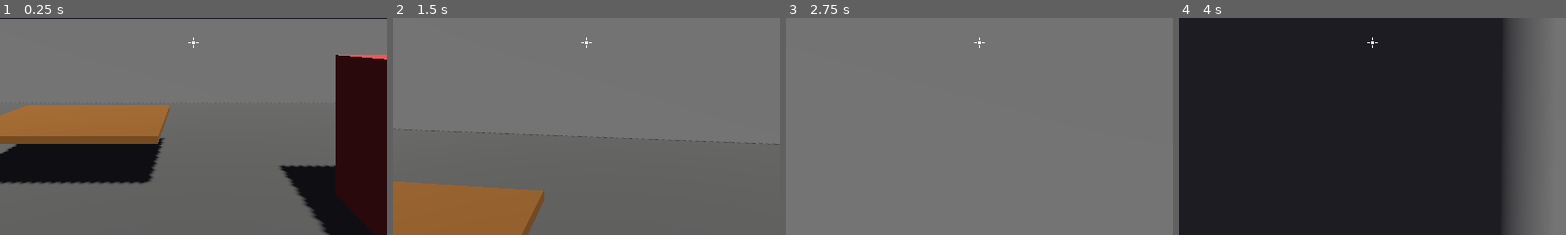
Above: before the commit, frames 1-4 (left to right).
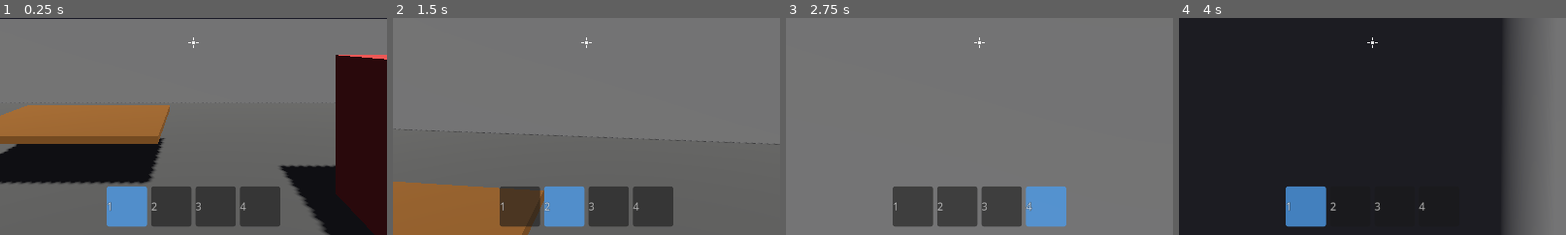
Above: after the commit, the same moments.

Repository: npfe-r/horror_miku
Game: Godot game, scene res://scenes/levels/test_level.tscn
Same seed, same stepped clock (60 frames per second), same inputs: the game is played once before the commit and once after it. The engine's default icon, where the game draws it, is replaced by a stand-in: a white triangle on a blue panel in a dark square.
Inputs (mouse positions are % of the whole screen's width and height, from its top left):
- Up to frame 1 (0.25 s): no input
- Up to frame 2 (1.5 s): tap Enter at 0.5 s; move the mouse to (55, 50) at 0.52 s; hold W (move_forward) from 0.53 s (still down); tap 1 (quick_slot_1) at 0.6 s; click (55, 50) at 0.67 s; tap Space (jump) at 0.77 s; tap 2 (quick_slot_2) at 0.8, 1.35 s; move the mouse to (45, 50) at 1.27 s; click (45, 50) at 1.42 s
- Up to frame 3 (2.75 s): keep holding W (move_forward); tap Space (jump) at 1.52 s; tap 3 (quick_slot_3) at 1.55, 2.1 s; move the mouse to (52, 48) at 2.02 s; click (52, 48) at 2.17 s; tap 4 (quick_slot_4) at 2.3 s
- Up to frame 4 (4 s): keep holding W (move_forward); move the mouse to (49, 52) at 2.77 s; tap 4 (quick_slot_4) at 2.85 s; tap Space (jump) at 3.02, 3.77 s; click (49, 52) at 3.05 s; move the mouse to (57, 51) at 3.52 s; click (57, 51) at 3.6 s; tap 1 (quick_slot_1) at 3.8 s
The pictures show only the part of the screen within x 25-75%, y 44-94%; the shares and areas given below are measured in that part.

The runs differ from the first frame. In frame 1, 7.6% of the frame differs, in the area x 27-73%, y 77-97%; in frame 2, 7.7%; in frame 3, 7.6%; in frame 4, 2.1%.

Commit message:
feat(物品系统): 实现物品装备功能及3D模型显示
添加物品装备系统，支持装备/卸下可装备物品并在玩家手上显示3D模型
- 新增装备/卸下信号和事件处理
- 为物品添加模型场景和可装备属性
- 实现快速栏切换时自动装备物品
- 添加HUD显示当前装备物品
- 为手电筒、急救包等物品创建3D模型
- 玩家隐藏时隐藏装备模型

Diff:
--- a/resources/items/classroom_key.tres
+++ b/resources/items/classroom_key.tres
@@ -2,6 +2,7 @@
 
 [ext_resource type="Texture2D" uid="uid://chwy4lml6suqi" path="res://icon.svg" id="1_3favm"]
 [ext_resource type="Script" uid="uid://dkcreak267pg8" path="res://scripts/items/item_data.gd" id="1_key"]
+[ext_resource type="PackedScene" path="res://resources/models/classroom_key_model.tscn" id="2_model"]
 
 [resource]
 script = ExtResource("1_key")
@@ -9,3 +10,4 @@
 item_name = "教室钥匙"
 description = "一把普通的教室钥匙，可以打开对应的教室门。"
 icon = ExtResource("1_3favm")
+model_scene = ExtResource("2_model")
--- a/resources/items/first_aid_kit.tres
+++ b/resources/items/first_aid_kit.tres
@@ -2,6 +2,7 @@
 
 [ext_resource type="Script" uid="uid://dkcreak267pg8" path="res://scripts/items/item_data.gd" id="1_heal"]
 [ext_resource type="Texture2D" uid="uid://chwy4lml6suqi" path="res://icon.svg" id="1_pkmnj"]
+[ext_resource type="PackedScene" uid="uid://cpk37boansnns" path="res://resources/models/first_aid_kit_model.tscn" id="2_model"]
 
 [resource]
 script = ExtResource("1_heal")
@@ -13,3 +14,4 @@
 max_stack = 5
 is_consumable = true
 use_effect = "heal"
+model_scene = ExtResource("2_model")
--- a/resources/items/flashlight.tres
+++ b/resources/items/flashlight.tres
@@ -2,6 +2,7 @@
 
 [ext_resource type="Texture2D" uid="uid://chwy4lml6suqi" path="res://icon.svg" id="1_c1e4t"]
 [ext_resource type="Script" uid="uid://dkcreak267pg8" path="res://scripts/items/item_data.gd" id="1_flash"]
+[ext_resource type="PackedScene" uid="uid://1psc8rnyxpyc" path="res://resources/models/flashlight_model.tscn" id="2_model"]
 
 [resource]
 script = ExtResource("1_flash")
@@ -9,5 +10,7 @@
 item_name = "手电筒"
 description = "一个手电筒，可以照亮黑暗的区域。注意：使用时会暴露你的位置！"
 icon = ExtResource("1_c1e4t")
-item_type = 2
+item_type = 3
+is_equippable = true
 use_effect = "flashlight"
+model_scene = ExtResource("2_model")
--- a/resources/items/noise_lure.tres
+++ b/resources/items/noise_lure.tres
@@ -2,6 +2,7 @@
 
 [ext_resource type="Script" uid="uid://dkcreak267pg8" path="res://scripts/items/item_data.gd" id="1_noise"]
 [ext_resource type="Texture2D" uid="uid://chwy4lml6suqi" path="res://icon.svg" id="1_rtw34"]
+[ext_resource type="PackedScene" path="res://resources/models/noise_lure_model.tscn" id="2_model"]
 
 [resource]
 script = ExtResource("1_noise")
@@ -12,4 +13,6 @@
 item_type = 1
 max_stack = 3
 is_consumable = true
+is_equippable = true
 use_effect = "noise_lure"
+model_scene = ExtResource("2_model")
--- /dev/null
+++ b/resources/models/classroom_key_model.tscn
@@ -0,0 +1,35 @@
+[gd_scene load_steps=4 format=3]
+
+[sub_resource type="BoxMesh" id="BoxMesh_shaft"]
+size = Vector3(0.005, 0.06, 0.015)
+
+[sub_resource type="BoxMesh" id="BoxMesh_bit"]
+size = Vector3(0.005, 0.015, 0.025)
+
+[sub_resource type="CylinderMesh" id="CylinderMesh_handle"]
+top_radius = 0.015
+bottom_radius = 0.015
+height = 0.005
+radial_segments = 12
+
+[sub_resource type="StandardMaterial3D" id="Material_key"]
+albedo_color = Color(0.85, 0.7, 0.2, 1)
+metallic = 0.8
+roughness = 0.2
+
+[node name="ClassroomKeyModel" type="Node3D"]
+transform = Transform3D(1, 0, 0, 0, 1, 0, 0, 0, 1, 0, 0, 0)
+
+[node name="Shaft" type="MeshInstance3D" parent="."]
+mesh = SubResource("BoxMesh_shaft")
+surface_material_override/0 = SubResource("Material_key")
+
+[node name="Bit" type="MeshInstance3D" parent="."]
+transform = Transform3D(1, 0, 0, 0, 1, 0, 0, 0, 1, 0, -0.0225, 0.006)
+mesh = SubResource("BoxMesh_bit")
+surface_material_override/0 = SubResource("Material_key")
+
+[node name="Handle" type="MeshInstance3D" parent="."]
+transform = Transform3D(1, 0, 0, 0, 1, 0, 0, 0, 1, 0, 0.035, 0)
+mesh = SubResource("CylinderMesh_handle")
+surface_material_override/0 = SubResource("Material_key")
--- /dev/null
+++ b/resources/models/first_aid_kit_model.tscn
@@ -0,0 +1,36 @@
+[gd_scene load_steps=4 format=3]
+
+[sub_resource type="BoxMesh" id="BoxMesh_body"]
+size = Vector3(0.08, 0.06, 0.04)
+
+[sub_resource type="BoxMesh" id="BoxMesh_cross_v"]
+size = Vector3(0.02, 0.04, 0.005)
+
+[sub_resource type="BoxMesh" id="BoxMesh_cross_h"]
+size = Vector3(0.04, 0.02, 0.005)
+
+[sub_resource type="StandardMaterial3D" id="Material_body"]
+albedo_color = Color(0.95, 0.95, 0.95, 1)
+metallic = 0.1
+roughness = 0.7
+
+[sub_resource type="StandardMaterial3D" id="Material_cross"]
+albedo_color = Color(0.85, 0.1, 0.1, 1)
+metallic = 0.0
+roughness = 0.8
+
+[node name="FirstAidKitModel" type="Node3D"]
+
+[node name="Body" type="MeshInstance3D" parent="."]
+mesh = SubResource("BoxMesh_body")
+surface_material_override/0 = SubResource("Material_body")
+
+[node name="CrossVertical" type="MeshInstance3D" parent="."]
+transform = Transform3D(1, 0, 0, 0, 1, 0, 0, 0, 1, 0, 0, 0.0225)
+mesh = SubResource("BoxMesh_cross_v")
+surface_material_override/0 = SubResource("Material_cross")
+
+[node name="CrossHorizontal" type="MeshInstance3D" parent="."]
+transform = Transform3D(1, 0, 0, 0, 1, 0, 0, 0, 1, 0, 0, 0.0225)
+mesh = SubResource("BoxMesh_cross_h")
+surface_material_override/0 = SubResource("Material_cross")
--- /dev/null
+++ b/resources/models/flashlight_model.tscn
@@ -0,0 +1,55 @@
+[gd_scene format=3 uid="uid://1psc8rnyxpyc"]
+
+[sub_resource type="CylinderMesh" id="CylinderMesh_body"]
+top_radius = 0.03
+bottom_radius = 0.03
+height = 0.2
+radial_segments = 12
+
+[sub_resource type="StandardMaterial3D" id="Material_flashlight"]
+albedo_color = Color(0.9, 0.85, 0.2, 1)
+metallic = 0.7
+roughness = 0.3
+
+[sub_resource type="CylinderMesh" id="CylinderMesh_head"]
+top_radius = 0.01
+bottom_radius = 0.04
+height = 0.08
+radial_segments = 12
+
+[sub_resource type="StandardMaterial3D" id="Material_head"]
+albedo_color = Color(0.3, 0.3, 0.3, 1)
+metallic = 0.5
+roughness = 0.6
+
+[sub_resource type="SphereMesh" id="SphereMesh_light"]
+radius = 0.015
+height = 0.03
+radial_segments = 8
+rings = 4
+
+[sub_resource type="StandardMaterial3D" id="Material_light"]
+albedo_color = Color(1, 1, 0.9, 1)
+emission_enabled = true
+emission = Color(1, 1, 0.7, 1)
+emission_energy_multiplier = 2.0
+
+[node name="FlashlightModel" type="Node3D" unique_id=1395216590]
+
+[node name="Pivot" type="Node3D" parent="." unique_id=1836960605]
+transform = Transform3D(1, 0, 0, 0, 0, 1, 0, -1, 0, 0, 0, 0)
+
+[node name="Body" type="MeshInstance3D" parent="Pivot" unique_id=1175104339]
+transform = Transform3D(1, 0, 0, 0, 1, 0, 0, 0, 1, 0, -0.10675889, 0)
+mesh = SubResource("CylinderMesh_body")
+surface_material_override/0 = SubResource("Material_flashlight")
+
+[node name="Head" type="MeshInstance3D" parent="Pivot" unique_id=764422519]
+transform = Transform3D(1, 0, 0, 0, -1, 8.742278e-08, 0, -8.742278e-08, -1, 0, 0.029, 0)
+mesh = SubResource("CylinderMesh_head")
+surface_material_override/0 = SubResource("Material_head")
+
+[node name="LightBulb" type="MeshInstance3D" parent="Pivot" unique_id=474280578]
+transform = Transform3D(1, 0, 0, 0, 1, 0, 0, 0, 1, 0, 0.075, 0)
+mesh = SubResource("SphereMesh_light")
+surface_material_override/0 = SubResource("Material_light")
--- /dev/null
+++ b/resources/models/noise_lure_model.tscn
@@ -0,0 +1,39 @@
+[gd_scene load_steps=4 format=3]
+
+[sub_resource type="SphereMesh" id="SphereMesh_body"]
+radius = 0.05
+height = 0.1
+radial_segments = 16
+rings = 8
+
+[sub_resource type="TorusMesh" id="TorusMesh_ring1"]
+inner_radius = 0.055
+outer_radius = 0.075
+rings = 8
+ring_segments = 16
+
+[sub_resource type="StandardMaterial3D" id="Material_body"]
+albedo_color = Color(0.9, 0.15, 0.15, 1)
+metallic = 0.3
+roughness = 0.6
+
+[sub_resource type="StandardMaterial3D" id="Material_ring"]
+albedo_color = Color(1, 0.6, 0, 1)
+metallic = 0.5
+roughness = 0.4
+
+[node name="NoiseLureModel" type="Node3D"]
+
+[node name="Body" type="MeshInstance3D" parent="."]
+mesh = SubResource("SphereMesh_body")
+surface_material_override/0 = SubResource("Material_body")
+
+[node name="RingTop" type="MeshInstance3D" parent="."]
+transform = Transform3D(1, 0, 0, 0, 1, 0, 0, 0, 1, 0, 0.06, 0)
+mesh = SubResource("TorusMesh_ring1")
+surface_material_override/0 = SubResource("Material_ring")
+
+[node name="RingBottom" type="MeshInstance3D" parent="."]
+transform = Transform3D(1, 0, 0, 0, 1, 0, 0, 0, 1, 0, -0.06, 0)
+mesh = SubResource("TorusMesh_ring1")
+surface_material_override/0 = SubResource("Material_ring")
--- a/scenes/player/player.tscn
+++ b/scenes/player/player.tscn
@@ -39,6 +39,9 @@
 target_position = Vector3(0, 0, -2.5)
 collision_mask = 1
 
+[node name="EquipmentPoint" type="Node3D" parent="Head"]
+transform = Transform3D(1, 0, 0, 0, 1, 0, 0, 0, 1, 0.3, -0.25, -0.5)
+
 [node name="MeshInstance3D" type="MeshInstance3D" parent="." unique_id=770112400]
 transform = Transform3D(1, 0, 0, 0, 1, 0, 0, 0, 1, 0, 0.9, 0)
 mesh = SubResource("CapsuleMesh_1")
--- a/scenes/ui/player_hud.tscn
+++ b/scenes/ui/player_hud.tscn
@@ -12,6 +12,27 @@
 
 [sub_resource type="StyleBoxFlat" id="StyleBoxFlat_stamina_fill"]
 bg_color = Color(0.3, 0.7, 0.4, 1)
+corner_radius_top_left = 4
+corner_radius_top_right = 4
+corner_radius_bottom_right = 4
+corner_radius_bottom_left = 4
+
+[sub_resource type="StyleBoxFlat" id="StyleBoxFlat_slot_bg"]
+bg_color = Color(0.1, 0.1, 0.1, 0.6)
+corner_radius_top_left = 4
+corner_radius_top_right = 4
+corner_radius_bottom_right = 4
+corner_radius_bottom_left = 4
+
+[sub_resource type="StyleBoxFlat" id="StyleBoxFlat_slot_selected"]
+bg_color = Color(0.3, 0.6, 0.9, 0.8)
+corner_radius_top_left = 4
+corner_radius_top_right = 4
+corner_radius_bottom_right = 4
+corner_radius_bottom_left = 4
+
+[sub_resource type="StyleBoxFlat" id="StyleBoxFlat_slot_hover"]
+bg_color = Color(0.2, 0.4, 0.6, 0.7)
 corner_radius_top_left = 4
 corner_radius_top_right = 4
 corner_radius_bottom_right = 4
@@ -163,5 +184,167 @@
 value = 100.0
 show_percentage = false
 
+[node name="EquippedItemContainer" type="Control" parent="."]
+layout_mode = 1
+anchors_preset = 7
+anchor_left = 0.5
+anchor_top = 0.5
+anchor_right = 0.5
+anchor_bottom = 0.5
+offset_left = -150.0
+offset_top = 80.0
+offset_right = 150.0
+offset_bottom = 105.0
+grow_horizontal = 2
+grow_vertical = 0
+mouse_filter = 2
+
+[node name="EquippedItemLabel" type="Label" parent="EquippedItemContainer"]
+layout_mode = 1
+anchors_preset = 15
+anchor_right = 1.0
+anchor_bottom = 1.0
+grow_horizontal = 2
+grow_vertical = 2
+theme_override_colors/font_color = Color(1, 1, 1, 0.9)
+theme_override_colors/font_outline_color = Color(0, 0, 0, 1)
+theme_override_constants/outline_size = 2
+horizontal_alignment = 1
+vertical_alignment = 1
+
+[node name="QuickBarContainer" type="Control" parent="."]
+layout_mode = 1
+anchors_preset = 7
+anchor_left = 0.5
+anchor_top = 1.0
+anchor_right = 0.5
+anchor_bottom = 1.0
+offset_left = -150.0
+offset_top = -100.0
+offset_right = 150.0
+offset_bottom = -60.0
+grow_horizontal = 2
+grow_vertical = 0
+mouse_filter = 2
+
+[node name="QuickBarHBox" type="HBoxContainer" parent="QuickBarContainer"]
+layout_mode = 1
+anchors_preset = 8
+anchor_left = 0.5
+anchor_top = 0.5
+anchor_right = 0.5
+anchor_bottom = 0.5
+grow_horizontal = 2
+grow_vertical = 2
+theme_override_constants/separation = 6
+
+[node name="QuickSlot0" type="PanelContainer" parent="QuickBarContainer/QuickBarHBox"]
+layout_mode = 2
+custom_minimum_size = Vector2(60, 60)
+theme_override_styles/panel = SubResource("StyleBoxFlat_slot_bg")
+mouse_filter = 1
+
+[node name="Icon" type="TextureRect" parent="QuickBarContainer/QuickBarHBox/QuickSlot0"]
+layout_mode = 1
+anchors_preset = 15
+anchor_right = 1.0
+anchor_bottom = 1.0
+grow_horizontal = 2
+grow_vertical = 2
+stretch_mode = 5
+mouse_filter = 2
+
+[node name="IndexLabel" type="Label" parent="QuickBarContainer/QuickBarHBox/QuickSlot0"]
+layout_mode = 1
+offset_left = 4.0
+offset_top = 40.0
+offset_right = 20.0
+offset_bottom = 56.0
+theme_override_colors/font_color = Color(1, 1, 1, 0.6)
+theme_override_constants/outline_size = 1
+text = "1"
+mouse_filter = 2
+
+[node name="QuickSlot1" type="PanelContainer" parent="QuickBarContainer/QuickBarHBox"]
+layout_mode = 2
+custom_minimum_size = Vector2(60, 60)
+theme_override_styles/panel = SubResource("StyleBoxFlat_slot_bg")
+mouse_filter = 1
+
+[node name="Icon" type="TextureRect" parent="QuickBarContainer/QuickBarHBox/QuickSlot1"]
+layout_mode = 1
+anchors_preset = 15
+anchor_right = 1.0
+anchor_bottom = 1.0
+grow_horizontal = 2
+grow_vertical = 2
+stretch_mode = 5
+mouse_filter = 2
+
+[node name="IndexLabel" type="Label" parent="QuickBarContainer/QuickBarHBox/QuickSlot1"]
+layout_mode = 1
+offset_left = 4.0
+offset_top = 40.0
+offset_right = 20.0
+offset_bottom = 56.0
+theme_override_colors/font_color = Color(1, 1, 1, 0.6)
+theme_override_constants/outline_size = 1
+text = "2"
+mouse_filter = 2
+
+[node name="QuickSlot2" type="PanelContainer" parent="QuickBarContainer/QuickBarHBox"]
+layout_mode = 2
+custom_minimum_size = Vector2(60, 60)
+theme_override_styles/panel = SubResource("StyleBoxFlat_slot_bg")
+mouse_filter = 1
+
+[node name="Icon" type="TextureRect" parent="QuickBarContainer/QuickBarHBox/QuickSlot2"]
+layout_mode = 1
+anchors_preset = 15
+anchor_right = 1.0
+anchor_bottom = 1.0
+grow_horizontal = 2
+grow_vertical = 2
+stretch_mode = 5
+mouse_filter = 2
+
+[node name="IndexLabel" type="Label" parent="QuickBarContainer/QuickBarHBox/QuickSlot2"]
+layout_mode = 1
+offset_left = 4.0
+offset_top = 40.0
+offset_right = 20.0
+offset_bottom = 56.0
+theme_override_colors/font_color = Color(1, 1, 1, 0.6)
+theme_override_constants/outline_size = 1
+text = "3"
+mouse_filter = 2
+
+[node name="QuickSlot3" type="PanelContainer" parent="QuickBarContainer/QuickBarHBox"]
+layout_mode = 2
+custom_minimum_size = Vector2(60, 60)
+theme_override_styles/panel = SubResource("StyleBoxFlat_slot_bg")
+mouse_filter = 1
+
+[node name="Icon" type="TextureRect" parent="QuickBarContainer/QuickBarHBox/QuickSlot3"]
+layout_mode = 1
+anchors_preset = 15
+anchor_right = 1.0
+anchor_bottom = 1.0
+grow_horizontal = 2
+grow_vertical = 2
+stretch_mode = 5
+mouse_filter = 2
+
+[node name="IndexLabel" type="Label" parent="QuickBarContainer/QuickBarHBox/QuickSlot3"]
+layout_mode = 1
+offset_left = 4.0
+offset_top = 40.0
+offset_right = 20.0
+offset_bottom = 56.0
+theme_override_colors/font_color = Color(1, 1, 1, 0.6)
+theme_override_constants/outline_size = 1
+text = "4"
+mouse_filter = 2
+
 [node name="InventoryMenu" parent="." instance=ExtResource("2_inventory")]
 layout_mode = 1
--- a/scripts/autoload/event_bus.gd
+++ b/scripts/autoload/event_bus.gd
@@ -21,6 +21,8 @@
 ## 道具事件
 signal item_picked_up(item: ItemData, count: int)
 signal item_used(item: ItemData)
+signal item_equipped(item: ItemData)
+signal item_unequipped
 signal inventory_changed
 
 ## 交互事件
--- a/scripts/items/item_data.gd
+++ b/scripts/items/item_data.gd
@@ -4,7 +4,8 @@
 enum ItemType {
 	KEY,
 	CONSUMABLE,
-	SPECIAL
+	SPECIAL,
+	EQUIPMENT
 }
 
 @export var item_id: String = ""
@@ -14,7 +15,9 @@
 @export var item_type: ItemType = ItemType.KEY
 @export var max_stack: int = 1
 @export var is_consumable: bool = false
+@export var is_equippable: bool = false
 @export var use_effect: String = ""
+@export var model_scene: PackedScene
 
 func _init() -> void:
 	resource_name = item_name
@@ -36,4 +39,12 @@
 			return "消耗品"
 		ItemType.SPECIAL:
 			return "特殊道具"
+		ItemType.EQUIPMENT:
+			return "装备"
 	return "未知"
+
+## 虚方法：子类可重写此方法实现自定义使用行为
+## 返回 true 表示使用已处理，false 则交由 ItemEffectManager 按 use_effect 处理
+func use(user: Node) -> bool:
+	print("[ItemData] 使用物品: %s — 默认使用行为（无具体效果）" % item_name)
+	return false
--- a/scripts/items/item_effect_manager.gd
+++ b/scripts/items/item_effect_manager.gd
@@ -7,8 +7,11 @@
 	if not item:
 		return false
 
+	if item.use(user):
+		return true
+
 	if item.use_effect.is_empty():
-		return false
+		return true
 
 	match item.use_effect:
 		"flashlight":
--- a/scripts/player/player_controller.gd
+++ b/scripts/player/player_controller.gd
@@ -62,8 +62,12 @@
 
 var inventory: Inventory = null
 
+var equipped_item: ItemData = null
+var equipped_model_instance: Node3D = null
+
 @onready var head: Node3D = $Head
 @onready var camera: Camera3D = $Head/Camera3D
+@onready var equipment_point: Node3D = $Head/EquipmentPoint
 @onready var interaction_ray: RayCast3D = $Head/InteractionRay
 @onready var collision_shape: CollisionShape3D = $CollisionShape3D
 @onready var ceiling_check: ShapeCast3D = $CeilingCheck
@@ -221,6 +225,11 @@
 	is_hiding = hiding
 	if hiding:
 		velocity = Vector3.ZERO
+		if equipped_model_instance:
+			equipped_model_instance.visible = false
+	else:
+		if equipped_model_instance:
+			equipped_model_instance.visible = true
 
 func get_current_speed() -> float:
 	if is_crouching:
@@ -248,17 +257,37 @@
 	print("[PlayerController] 背包系统已初始化")
 
 func _handle_quick_bar_input() -> void:
+	var slot_changed := false
+
 	if Input.is_action_just_pressed("quick_slot_1"):
 		inventory.select_quick_slot(0)
+		slot_changed = true
 	elif Input.is_action_just_pressed("quick_slot_2"):
 		inventory.select_quick_slot(1)
+		slot_changed = true
 	elif Input.is_action_just_pressed("quick_slot_3"):
 		inventory.select_quick_slot(2)
+		slot_changed = true
 	elif Input.is_action_just_pressed("quick_slot_4"):
 		inventory.select_quick_slot(3)
+		slot_changed = true
+
+	if slot_changed:
+		_auto_equip_from_selected_slot()
 
 	if Input.is_action_just_pressed("use_item"):
 		use_current_item()
+
+func _auto_equip_from_selected_slot() -> void:
+	var item: ItemData = inventory.get_selected_item()
+
+	if equipped_item:
+		if item and item.item_id == equipped_item.item_id:
+			return
+		unequip_item()
+
+	if item and item.is_equippable:
+		equip_item(item)
 
 func pickup_item(item: ItemData, count: int = 1) -> bool:
 	if not inventory:
@@ -276,6 +305,46 @@
 
 	inventory.use_quick_slot_item(inventory.selected_quick_slot, self)
 
+func equip_item(item: ItemData) -> void:
+	if not item or not item.model_scene:
+		push_warning("[PlayerController] 无法装备物品: 缺少模型场景")
+		return
+
+	if equipped_item:
+		unequip_item()
+
+	var model: Node3D = item.model_scene.instantiate() as Node3D
+	if not model:
+		push_warning("[PlayerController] 装备模型实例化失败")
+		return
+
+	equipment_point.add_child(model)
+	equipped_model_instance = model
+	equipped_item = item
+
+	EventBus.item_equipped.emit(item)
+	print("[PlayerController] 已装备: %s" % item.item_name)
+
+func unequip_item() -> void:
+	if not equipped_item:
+		return
+
+	if equipped_model_instance:
+		equipped_model_instance.queue_free()
+		equipped_model_instance = null
+
+	var unequipped: ItemData = equipped_item
+	equipped_item = null
+
+	EventBus.item_unequipped.emit()
+	print("[PlayerController] 已卸下装备: %s" % unequipped.item_name)
+
+func is_item_equipped() -> bool:
+	return equipped_item != null
+
+func get_equipped_item() -> ItemData:
+	return equipped_item
+
 func use_item_at_slot(slot_index: int) -> bool:
 	if not inventory:
 		return false
--- a/scripts/ui/player_hud.gd
+++ b/scripts/ui/player_hud.gd
@@ -4,6 +4,13 @@
 @onready var crosshair: Control = $Crosshair
 @onready var interaction_label: Label = $InteractionLabel
 @onready var stamina_bar: ProgressBar = $StaminaBarContainer/StaminaBar
+@onready var equipped_item_label: Label = $EquippedItemContainer/EquippedItemLabel
+@onready var quick_slots: Array[PanelContainer] = [
+	$QuickBarContainer/QuickBarHBox/QuickSlot0,
+	$QuickBarContainer/QuickBarHBox/QuickSlot1,
+	$QuickBarContainer/QuickBarHBox/QuickSlot2,
+	$QuickBarContainer/QuickBarHBox/QuickSlot3
+]
 
 var inventory_menu: InventoryMenu = null
 var player: PlayerController = null
@@ -11,6 +18,9 @@
 func _ready() -> void:
 	EventBus.stamina_changed.connect(_on_stamina_changed)
 	EventBus.interaction_prompt_changed.connect(_on_interaction_prompt_changed)
+	EventBus.inventory_changed.connect(_on_inventory_changed)
+	EventBus.item_equipped.connect(_on_item_equipped)
+	EventBus.item_unequipped.connect(_on_item_unequipped)
 
 	inventory_menu = get_node_or_null("InventoryMenu") as InventoryMenu
 	print("[PlayerHUD] _ready: inventory_menu=%s" % inventory_menu)
@@ -24,6 +34,10 @@
 			inventory_menu.set_player(player)
 		else:
 			push_warning("[PlayerHUD] inventory_menu is null!")
+
+		if player.inventory:
+			player.inventory.selected_slot_changed.connect(_on_selected_slot_changed)
+			_update_quick_bar()
 	else:
 		push_warning("[PlayerHUD] 未找到玩家")
 	if UIManager:
@@ -51,3 +65,74 @@
 		else:
 			interaction_label.text = "[E] " + prompt_text
 			interaction_label.visible = true
+
+func _on_inventory_changed() -> void:
+	_update_quick_bar()
+
+func _on_selected_slot_changed(slot_index: int) -> void:
+	_highlight_selected_slot(slot_index)
+
+func _on_item_equipped(item: ItemData) -> void:
+	if equipped_item_label:
+		equipped_item_label.text = item.item_name
+		equipped_item_label.visible = true
+
+func _on_item_unequipped() -> void:
+	if equipped_item_label:
+		equipped_item_label.text = ""
+		equipped_item_label.visible = false
+
+func _update_quick_bar() -> void:
+	if not player or not player.inventory:
+		return
+
+	var inventory: Inventory = player.inventory
+	for i in range(mini(quick_slots.size(), inventory.QUICK_BAR_SIZE)):
+		var slot: PanelContainer = quick_slots[i]
+		if not slot:
+			continue
+
+		var icon: TextureRect = slot.get_node_or_null("Icon") as TextureRect
+		var index_label: Label = slot.get_node_or_null("IndexLabel") as Label
+
+		var slot_index: int = inventory.quick_bar[i]
+		if slot_index >= 0:
+			var item: ItemData = inventory.get_item_at_slot(slot_index)
+			if item:
+				if icon:
+					icon.texture = item.icon
+				if index_label:
+					index_label.text = str(i + 1)
+				continue
+
+		if icon:
+			icon.texture = null
+		if index_label:
+			index_label.text = str(i + 1)
+
+	_highlight_selected_slot(inventory.selected_quick_slot)
+
+func _highlight_selected_slot(slot_index: int) -> void:
+	var selected_style := StyleBoxFlat.new()
+	selected_style.bg_color = Color(0.3, 0.6, 0.9, 0.8)
+	selected_style.corner_radius_top_left = 4
+	selected_style.corner_radius_top_right = 4
+	selected_style.corner_radius_bottom_right = 4
+	selected_style.corner_radius_bottom_left = 4
+
+	var default_style := StyleBoxFlat.new()
+	default_style.bg_color = Color(0.1, 0.1, 0.1, 0.6)
+	default_style.corner_radius_top_left = 4
+	default_style.corner_radius_top_right = 4
+	default_style.corner_radius_bottom_right = 4
+	default_style.corner_radius_bottom_left = 4
+
+	for i in range(quick_slots.size()):
+		var slot: PanelContainer = quick_slots[i]
+		if not slot:
+			continue
+
+		if i == slot_index:
+			slot.add_theme_stylebox_override("panel", selected_style)
+		else:
+			slot.add_theme_stylebox_override("panel", default_style)
Not shown: 1 places in scenes/levels/test_level.tscn that only renumber resources
